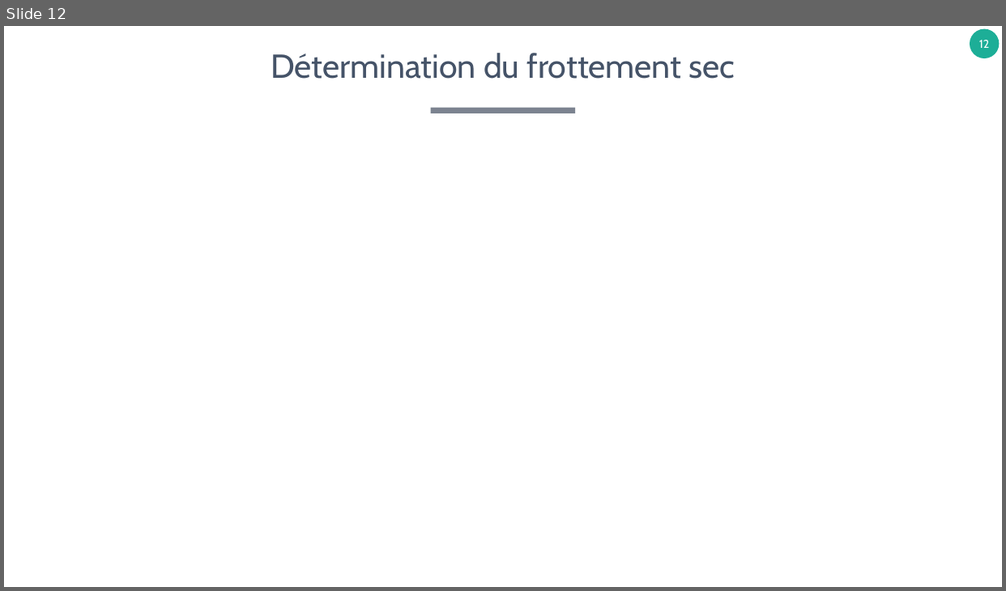
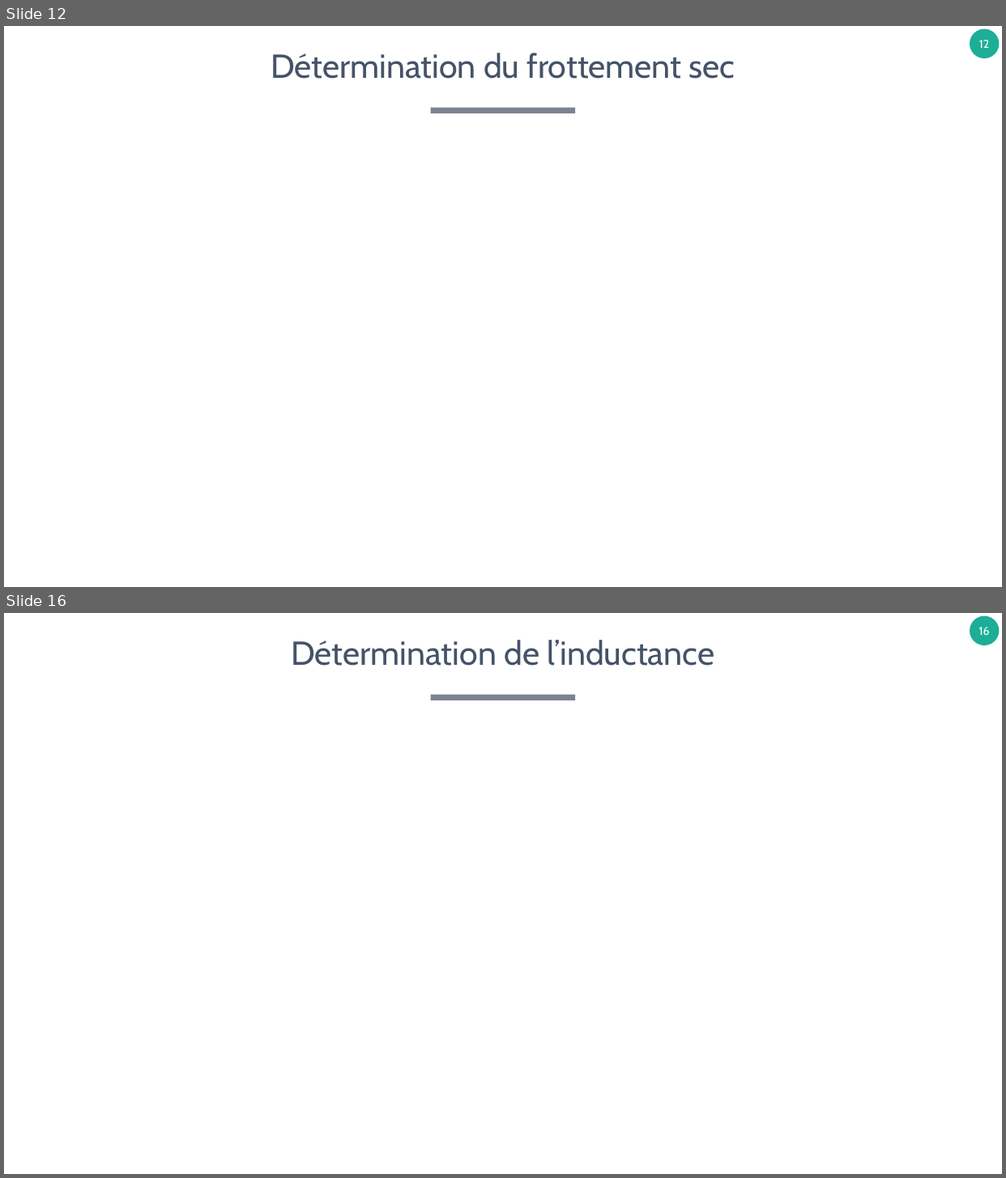
Before and after one commit to xpessoles/TP_Concours, a slide deck: Fiches_Protocoles/ProtocolesExpérimentaux.pptx. Shown one above the other, each under a label of ours: slide 12 before the commit, slides 12 and 16 after it; the slides between them are not shown. The pictures are 1006x591 and 1006x1178 pixels, drawn with LibreOffice and Linux fonts; fonts in the diff are those of the drawing. Boxes give left, top, right and bottom in pixels: in the first picture for what was removed or moved away, otherwise in the second. Text is boxed around its words. In the diff, an @@ line names an element or a change of style, - is before the commit and + after.

```diff
--- a/Fiches_Protocoles/ProtocolesExpérimentaux.pptx
+++ b/Fiches_Protocoles/ProtocolesExpérimentaux.pptx
@@ slide 16 added at (4, 613, 1002, 1174), background #FFFFFF; not listed: 2 template elements that a slide beside it also shows @@
@@ title added at (291, 640, 714, 666), 32 pt, text #455368 @@
+Détermination de l’inductance
```
Also in this commit, not shown: 2 slides changed, 3 other slides added, 1 slide removed.
